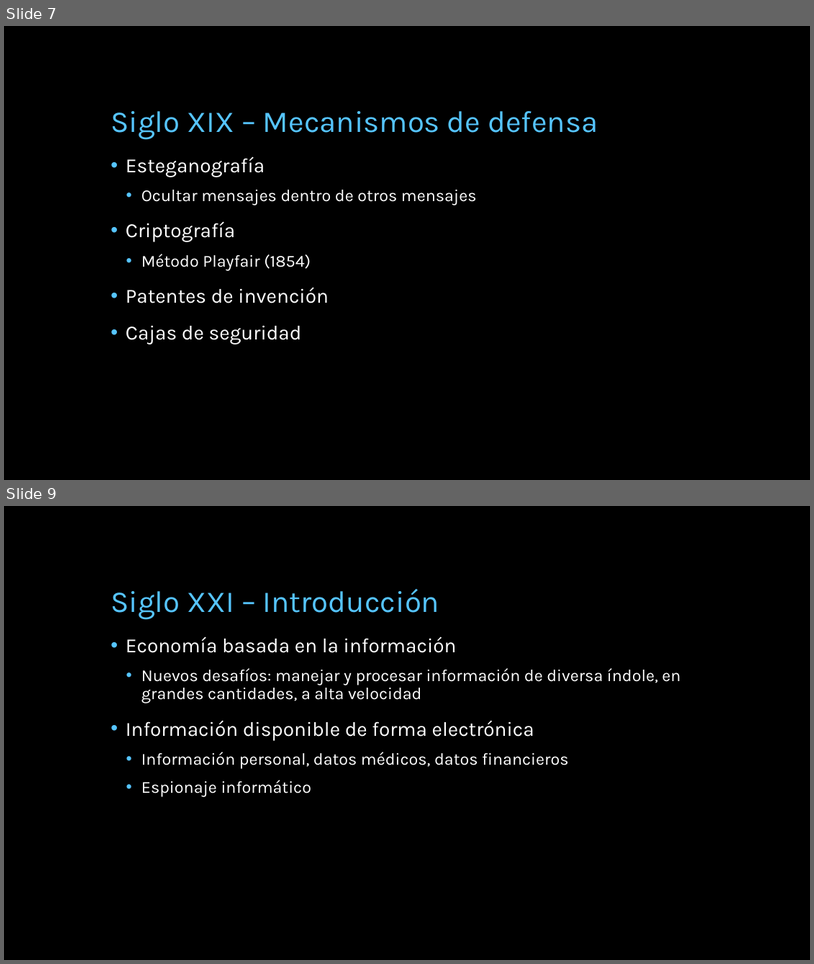
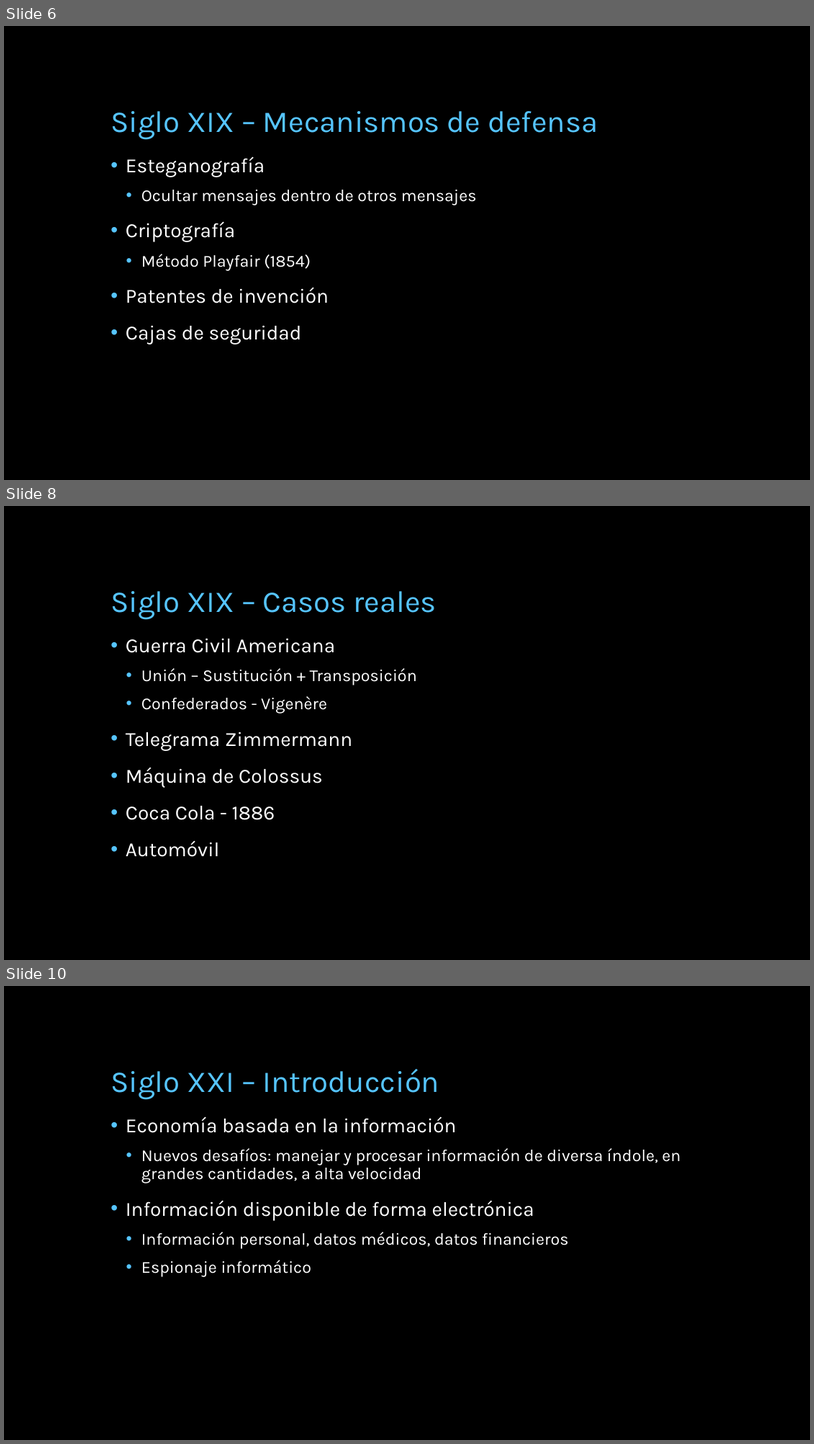
Before and after one commit to miparnisari/implantaciondesistemas, a slide deck: Presentacion/Fuga de Información en los Siglos XIX y.pptx. Shown one above the other, each under a label of ours: slides 7 and 9 before the commit, slides 6, 8 and 10 after it; the slides between them are not shown. The pictures are 814x964 and 814x1444 pixels, drawn with LibreOffice and Linux fonts; fonts in the diff are those of the drawing; background and template pictures are left out. Boxes give left, top, right and bottom in pixels: in the first picture for what was removed or moved away, otherwise in the second. Text is boxed around its words. In the diff, an @@ line names an element or a change of style, - is before the commit and + after.

Commit message:
actualizo ppt - riesgos y casos reales del siglo xix

```diff
--- a/Presentacion/Fuga de Información en los Siglos XIX y.pptx
+++ b/Presentacion/Fuga de Información en los Siglos XIX y.pptx
@@ slide 8 added at bbox=[4, 506, 810, 960], background picture (left out) @@
@@ title added at bbox=[111, 591, 437, 620], 36 pt, text #56C5FF @@
+Siglo XIX – Casos reales
@@ text added at bbox=[126, 638, 417, 857], 24 pt, text #FFFFFF @@
+• Guerra Civil Americana
+  • Unión – Sustitución + Transposición
+  • Confederados - Vigenère
+• Telegrama Zimmermann
+• Máquina de Colossus
+• Coca Cola - 1886
+• Automóvil
@@ what was slide 7 is now slide 6 @@
@@ what was slide 9 is now slide 10 @@
```
Also in this commit, not shown: 2 slides changed.
